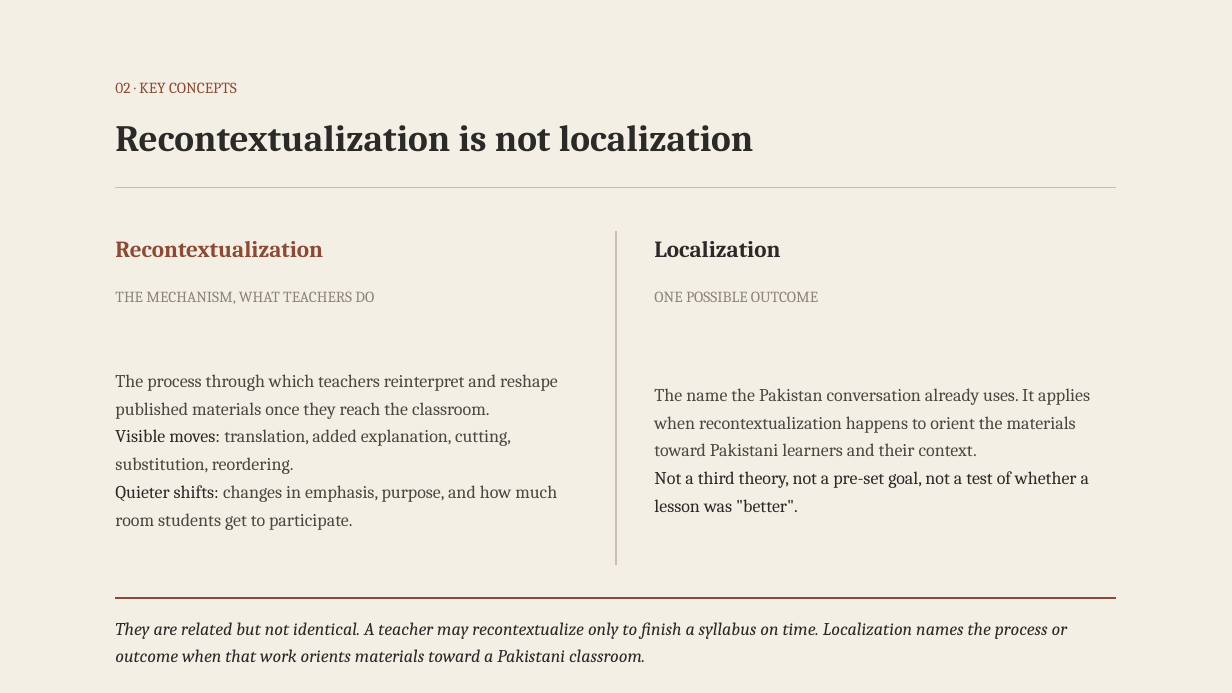
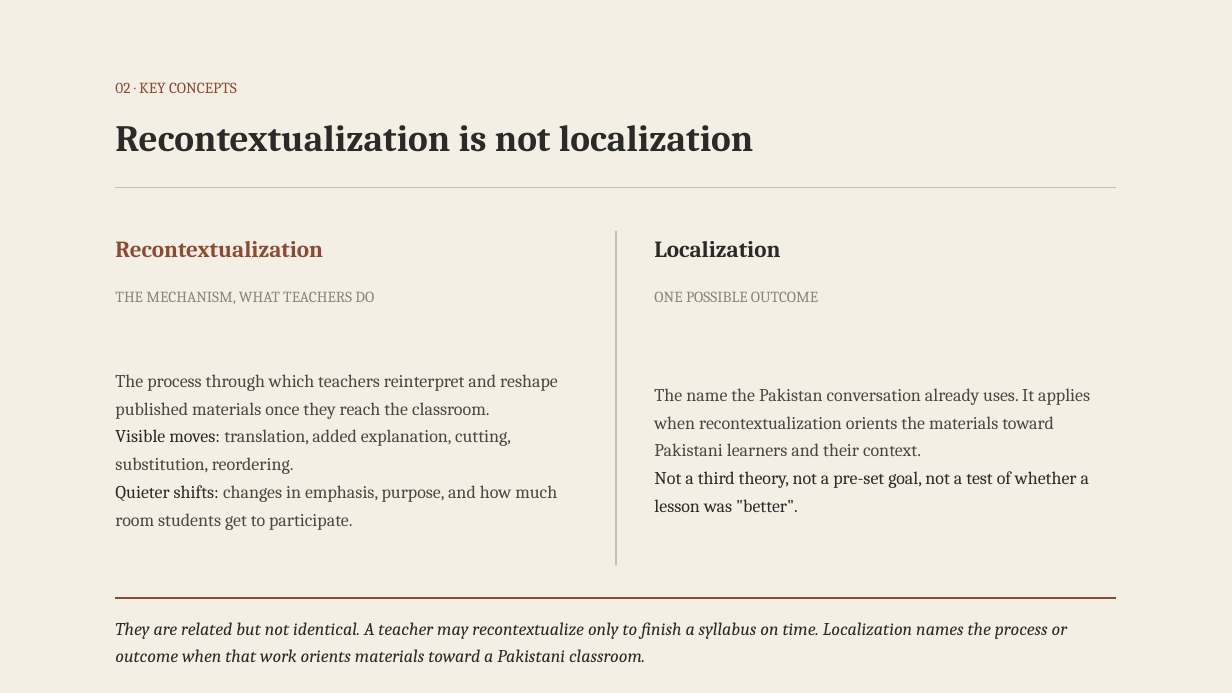
Before and after one commit to kristinehina23-rgb/heena, a slide deck: slide 5 of proposal/PhD-research-proposal.pptx. Drawn at 1232x693 pixels with LibreOffice and Linux fonts; fonts in the diff are those of the drawing. Boxes give left, top, right and bottom in pixels: in the first picture for what was removed or moved away, otherwise in the second. Text is boxed around its words. In the diff, an @@ line names an element or a change of style, - is before the commit and + after.

```diff
--- a/proposal/PhD-research-proposal.pptx
+++ b/proposal/PhD-research-proposal.pptx
@@ text at (x1=654, y1=388, x2=1090, y2=456): text changed @@
-The name the Pakistan conversation already uses. It applies when recontextualization happens to orient the materials toward Pakistani learners and their context.
+The name the Pakistan conversation already uses. It applies when recontextualization orients the materials toward Pakistani learners and their context.
```
